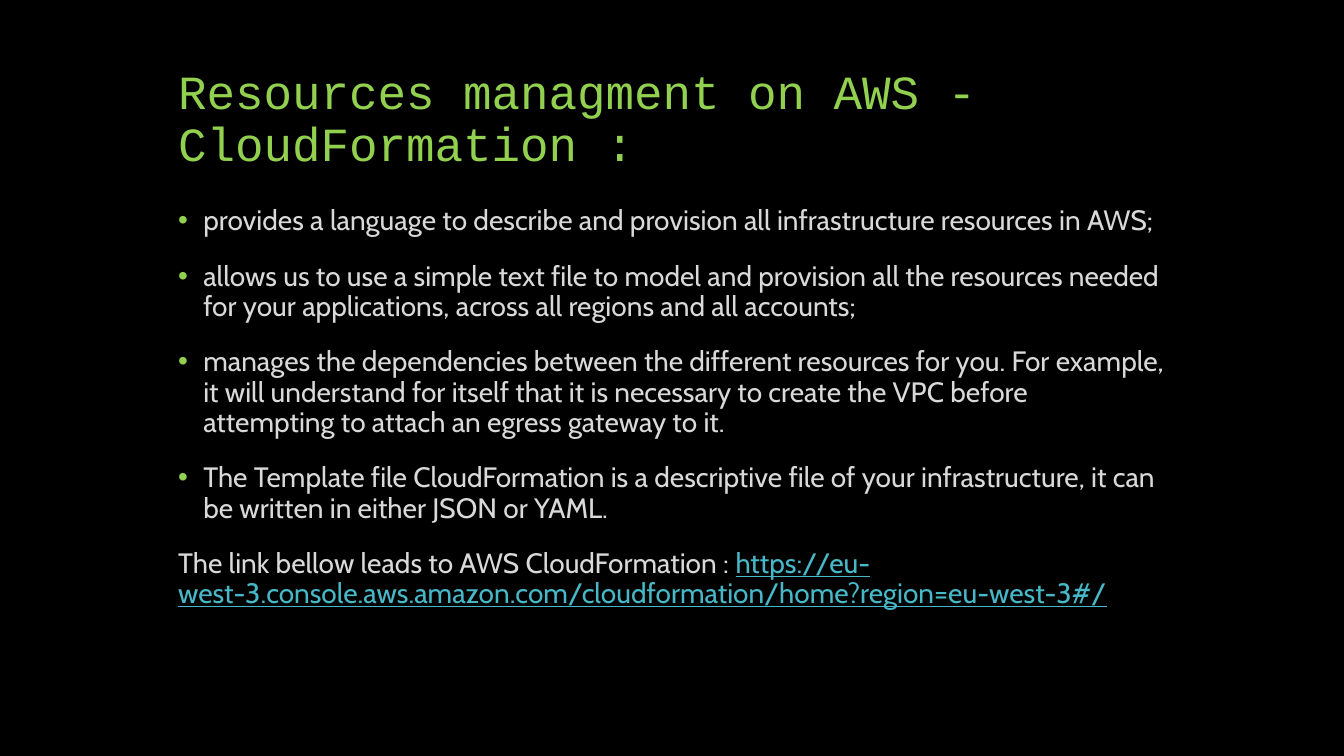
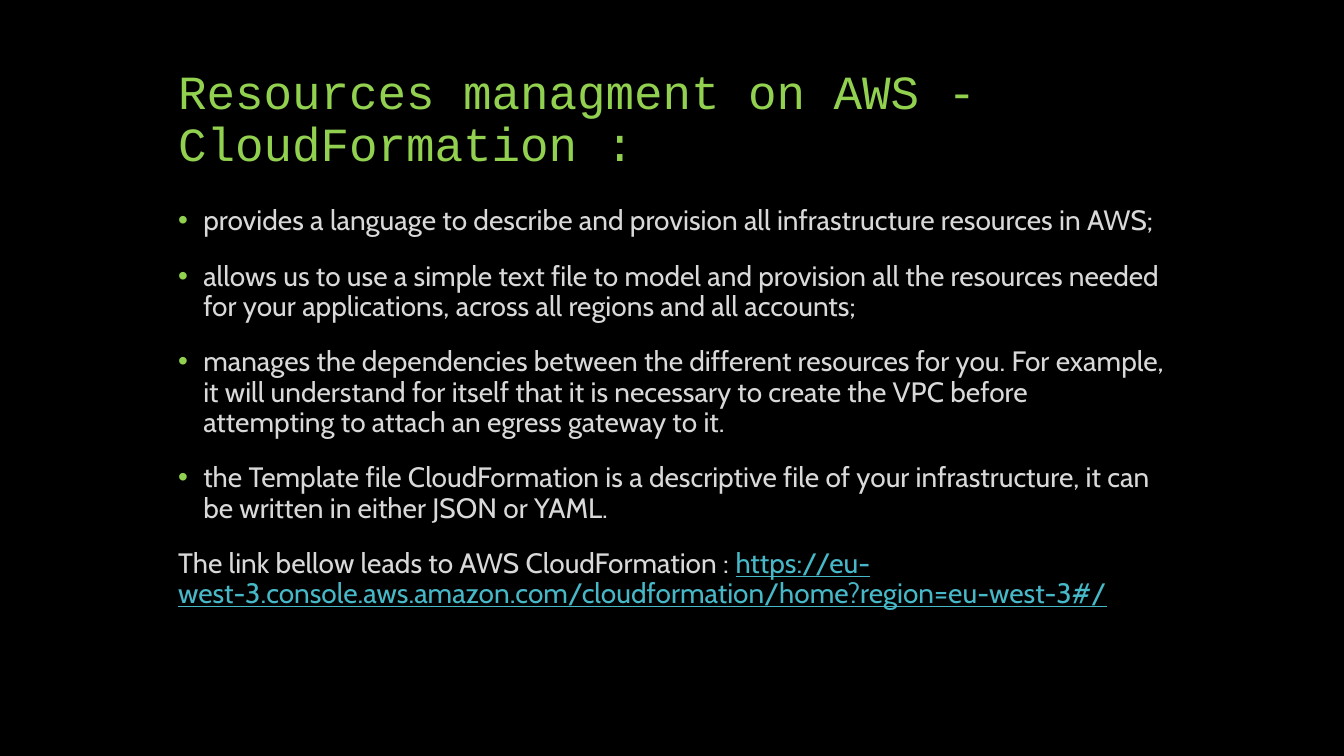
Before and after one commit to derrickrose/big-data-aws-demo, a slide deck: slide 7 of files/Big Data on AWS.pptx (slide 6 before the commit). Drawn at 1344x756 pixels with LibreOffice and Linux fonts; fonts in the diff are those of the drawing. Boxes give left, top, right and bottom in pixels: in the first picture for what was removed or moved away, otherwise in the second. Text is boxed around its words. In the diff, an @@ line names an element or a change of style, - is before the commit and + after.

```diff
--- a/files/Big Data on AWS.pptx
+++ b/files/Big Data on AWS.pptx
@@ text at (x1=203, y1=466, x2=1149, y2=523): text changed @@
-• The Template file CloudFormation is a descriptive file of your infrastructure, it can be written in either JSON or YAML.
+• the Template file CloudFormation is a descriptive file of your infrastructure, it can be written in either JSON or YAML.
```
Also in this commit, not shown: 4 other slides changed, 2 slides added.
